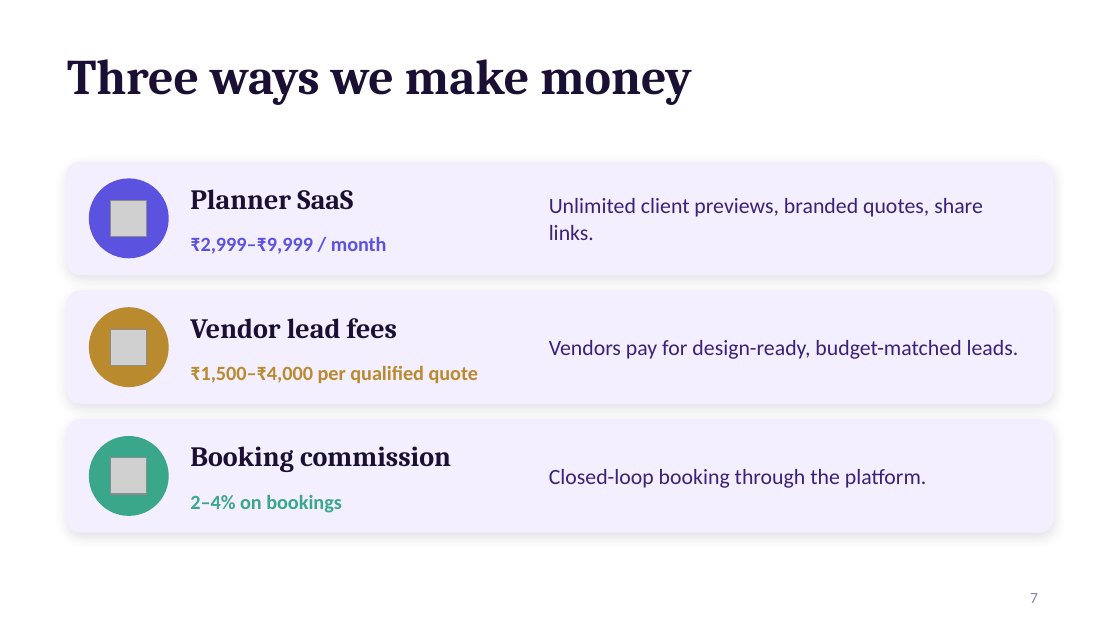
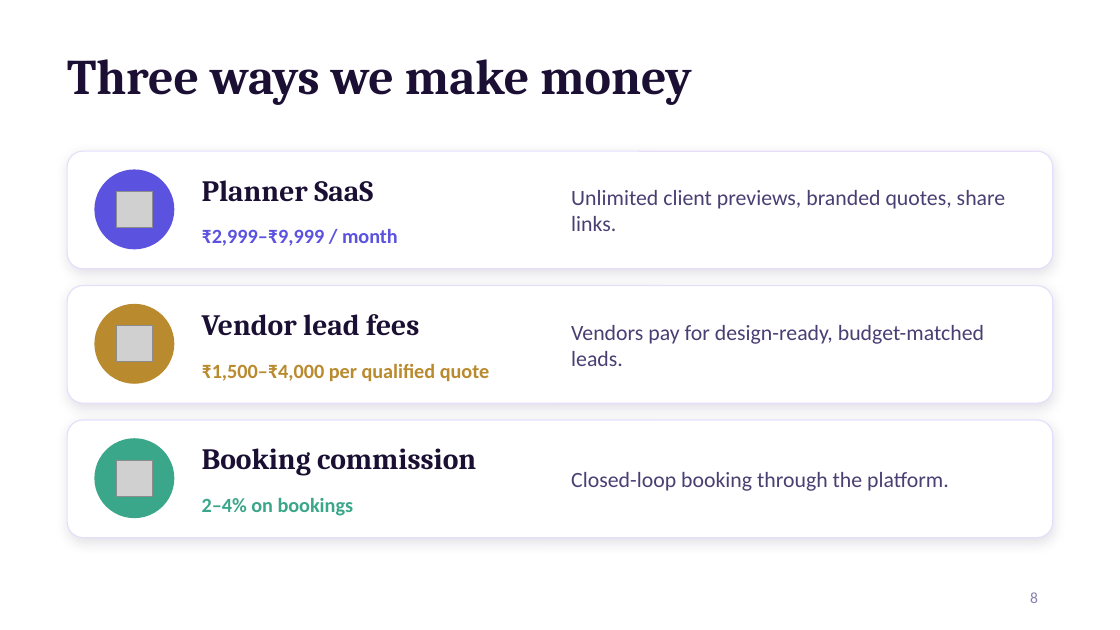
Before and after one commit to vaibhavdave/weddingplanner, a slide deck: slide 8 of pitch/WedVerse_AI_Shark_Tank_Pitch.pptx (slide 7 before the commit). Drawn at 1120x630 pixels with LibreOffice and Linux fonts; fonts in the diff are those of the drawing; grey boxes stand for pictures; background and template pictures are left out. Boxes give left, top, right and bottom in pixels: in the first picture for what was removed or moved away, otherwise in the second. Text is boxed around its words. In the diff, an @@ line names an element or a change of style, - is before the commit and + after.

```diff
--- a/pitch/WedVerse_AI_Shark_Tank_Pitch.pptx
+++ b/pitch/WedVerse_AI_Shark_Tank_Pitch.pptx
@@ fill #F4EFFF to #FFFFFF; outline #F4EFFF 1 pt to #E6DEFA 0.75 pt; proportions changed in 3 elements at box(67, 420, 1053, 538), box(67, 286, 1053, 403), box(67, 151, 1053, 269) @@
@@ rounded rectangle: place and size @@
-rounded rectangle at box(67, 162, 1053, 274)
+rounded rectangle at box(67, 151, 1053, 269)
@@ ellipse: place and size @@
-ellipse at box(90, 179, 168, 258)
+ellipse at box(95, 170, 174, 249)
@@ size 18 to 19 pt in 3 elements at box(202, 448, 476, 476), box(202, 314, 419, 336), box(202, 180, 373, 202) @@
@@ text "Planner SaaS": place and size @@
-text "Planner SaaS" at box(190, 189, 353, 210)
+text "Planner SaaS" at box(202, 180, 373, 202)
@@ text colour #3A2278 to #4A3F73 in 3 elements at box(571, 325, 984, 366), box(571, 472, 949, 491), box(571, 190, 1006, 231) @@
@@ text "Unlimited client previews, branded quotes, ...": place and size @@
-text "Unlimited client previews, branded quotes, ..." at box(549, 198, 983, 240)
+text "Unlimited client previews, branded quotes, ..." at box(571, 190, 1006, 231)
@@ picture: place and size @@
-picture at box(111, 200, 147, 236)
+picture at box(116, 192, 152, 227)
@@ text "₹2,999–₹9,999 / month": place and size @@
-text "₹2,999–₹9,999 / month" at box(190, 237, 387, 254)
+text "₹2,999–₹9,999 / month" at box(202, 229, 398, 246)
@@ rounded rectangle: place and size @@
-rounded rectangle at box(67, 291, 1053, 403)
+rounded rectangle at box(67, 286, 1053, 403)
@@ text "Vendors pay for design-ready, budget-matched ...": place and size @@
-text "Vendors pay for design-ready, budget-matched ..." at box(549, 340, 1019, 359)
+text "Vendors pay for design-ready, budget-matched ..." at box(571, 325, 984, 366)
@@ ellipse: place and size @@
-ellipse at box(90, 308, 168, 386)
+ellipse at box(95, 305, 174, 383)
@@ picture: place and size @@
-picture at box(111, 329, 147, 365)
+picture at box(116, 326, 152, 362)
@@ text "Vendor lead fees": place and size @@
-text "Vendor lead fees" at box(190, 318, 398, 339)
+text "Vendor lead fees" at box(202, 314, 419, 336)
@@ text "₹1,500–₹4,000 per qualified quote": place and size @@
-text "₹1,500–₹4,000 per qualified quote" at box(190, 365, 478, 383)
+text "₹1,500–₹4,000 per qualified quote" at box(202, 363, 489, 381)
@@ rounded rectangle: place and size @@
-rounded rectangle at box(67, 420, 1053, 532)
+rounded rectangle at box(67, 420, 1053, 538)
@@ ellipse: place and size @@
-ellipse at box(90, 437, 168, 515)
+ellipse at box(95, 439, 174, 517)
@@ text "Booking commission": place and size @@
-text "Booking commission" at box(190, 446, 451, 472)
+text "Booking commission" at box(202, 448, 476, 476)
@@ text "Closed-loop booking through the platform.": place and size @@
-text "Closed-loop booking through the platform." at box(549, 469, 927, 488)
+text "Closed-loop booking through the platform." at box(571, 472, 949, 491)
@@ picture: place and size @@
-picture at box(111, 458, 147, 494)
+picture at box(116, 460, 152, 496)
@@ text "2–4% on bookings": place and size @@
-text "2–4% on bookings" at box(190, 495, 342, 513)
+text "2–4% on bookings" at box(202, 497, 354, 516)
@@ page number at box(1030, 592, 1038, 603): text changed @@
-7
+8
```
Also in this commit, not shown: 11 other slides changed, 1 slide added, 26 other files.
